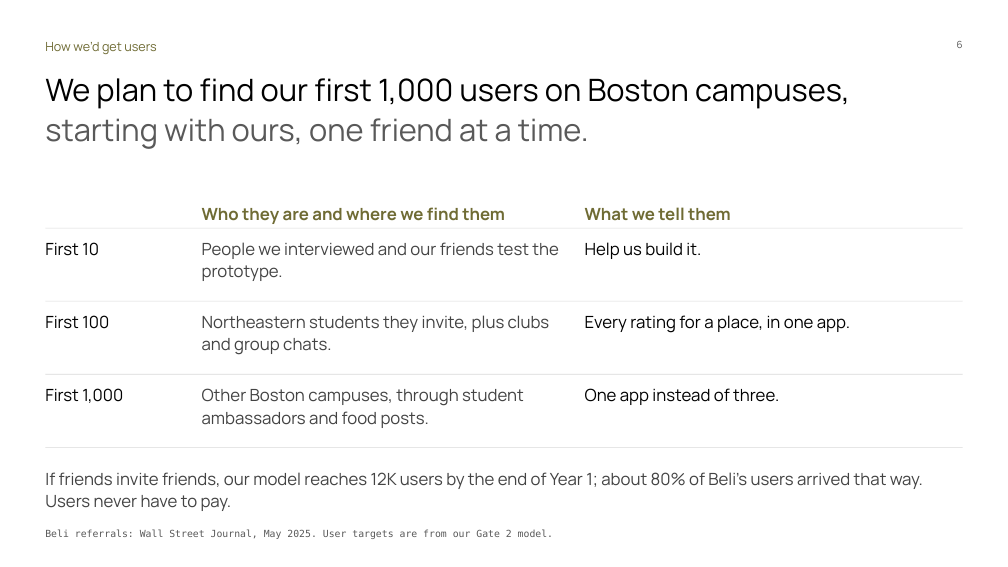
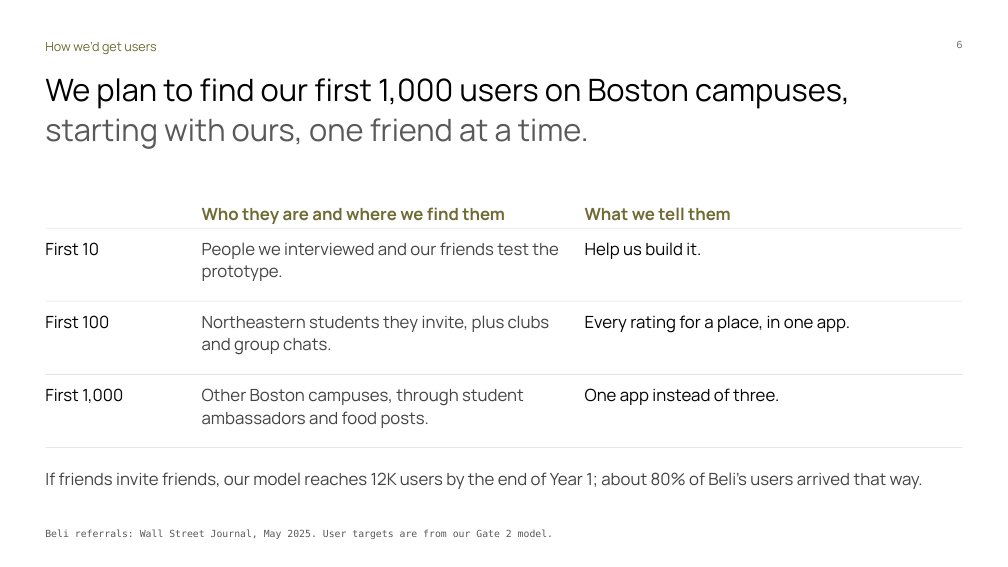
Before and after one commit to Dinguusto/Alex-s-workout-app, a slide deck: slide 6 of ENTR_4501_Gate_2_deck_readable.pptx. Drawn at 1008x567 pixels with LibreOffice and Linux fonts; fonts in the diff are those of the drawing. Boxes give left, top, right and bottom in pixels: in the first picture for what was removed or moved away, otherwise in the second. Text is boxed around its words. In the diff, an @@ line names an element or a change of style, - is before the commit and + after.

```diff
--- a/ENTR_4501_Gate_2_deck_readable.pptx
+++ b/ENTR_4501_Gate_2_deck_readable.pptx
@@ text at box(45, 472, 923, 489): text changed @@
-If friends invite friends, our model reaches 12K users by the end of Year 1; about 80% of Beli’s users arrived that way. Users never have to pay.
+If friends invite friends, our model reaches 12K users by the end of Year 1; about 80% of Beli’s users arrived that way.
```
Also in this commit, not shown: 1 other slide changed.
